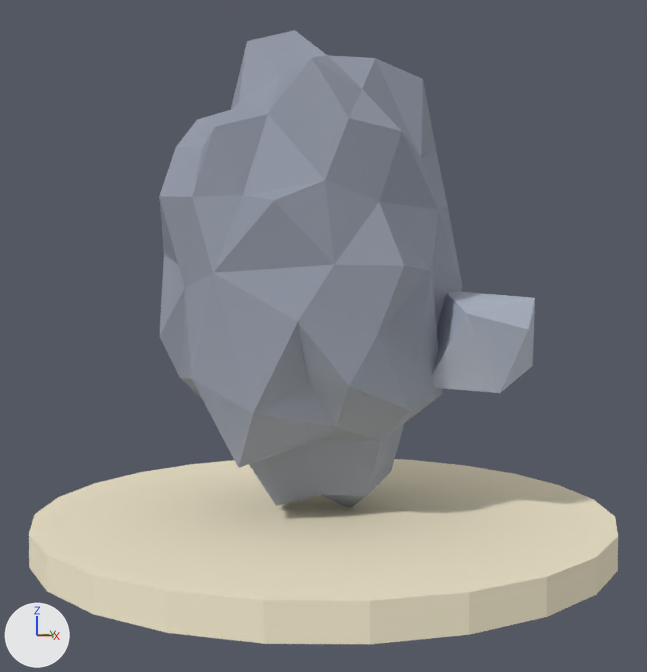
An edit to the Blender file tools/mcp/blender-mcp/15-Recursos/roca_pedernal_lowpoly_baja.blend, drawn before and after from the same camera.
One viewpoint serves both versions: a 50 mm camera at (4.44, -5.41, 1.7) aimed at (0.11, 0.04, 1.4). Arrows for +X, +Y and +Z are at lower left; the lights stay in place. The first picture is the older version.

Names of what the first picture shows: 'Base_Arena', 'SM_Roca_M_Pedernal', 'SM_Roca_M_Pedernal_C'.
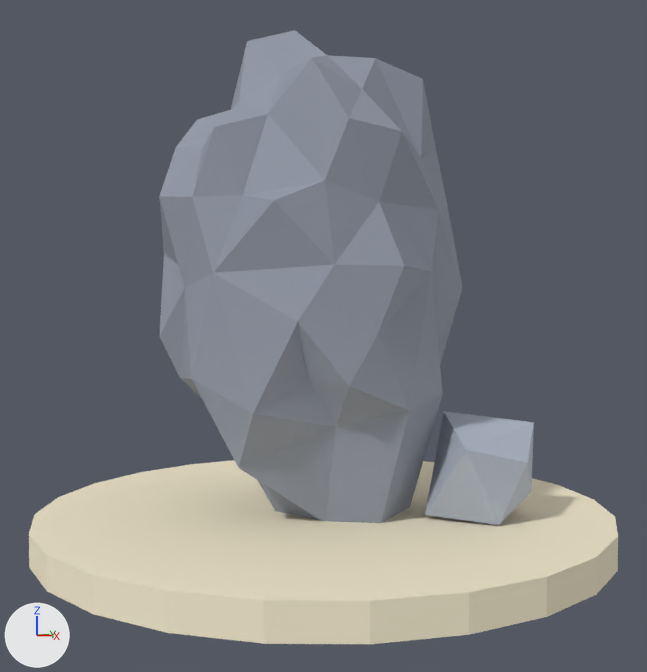
Where the newer file only moved an object's origin or applied its transform, the numbers keep the older frame.

Edits to the bpy script that builds the scene:
```text
Change me_sm_roca_m_pedernal_001:
    where me_sm_roca_m_pedernal_001.from_pydata(...)  # 114 vertices, 224 faces; spans x -1.21..1.11, y -1.09..1.18, z -0.96..2.66
    used by ob_sm_roca_m_pedernal; location = (0.0, 0.0, 1.008)
    me_sm_roca_m_pedernal_001 part 1
    me_sm_roca_m_pedernal_001.vertices[4].co: (-0.1, -0.29, -0.91) -> (-0.1, -0.29, -0.96)  # pixel (276, 505) -> not seen
    me_sm_roca_m_pedernal_001.vertices[5].co: (0.23, -0.17, -0.8) -> (0.23, -0.17, -0.96)  # pixel (319, 494) -> not seen
    me_sm_roca_m_pedernal_001.vertices[6].co: (0.4, -0.31, -0.34) -> (0.4, -0.31, -0.96)  # pixel (325, 438) -> not seen
    me_sm_roca_m_pedernal_001.vertices[14].co: (0.51, 0.37, -0.67) -> (0.51, 0.37, -0.96)  # pixel (391, 471) -> not seen
    me_sm_roca_m_pedernal_001.vertices[15].co: (0.63, 0.46, -0.14) -> (0.63, 0.46, -0.96)
    me_sm_roca_m_pedernal_001.vertices[18].co: (-0.3, 0.0, -0.87) -> (-0.3, 0.0, -0.96)
    me_sm_roca_m_pedernal_001.vertices[22].co: (-0.17, 0.53, -0.47) -> (-0.17, 0.53, -0.96)
    me_sm_roca_m_pedernal_001.vertices[23].co: (-0.05, 0.13, -0.63) -> (-0.05, 0.13, -0.96)
    me_sm_roca_m_pedernal_001.vertices[106].co: (0.17, 0.52, -0.78) -> (0.17, 0.52, -0.96)
    me_sm_roca_m_pedernal_001.vertices[107].co: (0.16, 0.67, -0.19) -> (0.16, 0.67, -0.96)
    me_sm_roca_m_pedernal_001.vertices[109].co: (-0.41, 0.24, -0.49) -> (-0.41, 0.24, -0.96)
    me_sm_roca_m_pedernal_001.vertices[111].co: (0.74, -0.1, -0.35) -> (0.74, -0.1, -0.96)  # pixel (380, 441) -> not seen
    me_sm_roca_m_pedernal_001.vertices[112].co: (0.55, 0.0, -0.79) -> (0.55, 0.0, -0.96)  # pixel (367, 495) -> not seen
Change me_sm_roca_m_pedernal_c_001:
    used by ob_sm_roca_m_pedernal_c; location = (0.0, 0.0, 1.008)
    remove me_sm_roca_m_pedernal_c_001.from_pydata(...)  # 9 vertices, 14 faces; spans x 0.791..1.628, y 0.063..0.902, z 0.01..0.744
    add me_sm_roca_m_pedernal_c_001.from_pydata(...)  # 9 vertices, 14 faces; spans x 0.791..1.628, y 0.063..0.902, z 0.072..0.806
    me_sm_roca_m_pedernal_c_001 part 2: the whole mesh is moved by (0.0, 0.0, 0.062)
Change ob_sm_roca_m_pedernal_c:
    ob_sm_roca_m_pedernal_c.location: (0.0, 0.0, 1.008) -> (0.0, 0.0, 0.0)
```

Location of each change, (x1, y1, x2, y2) in pixels of the pictures (647 x 672 px; the box of a moved part takes in the faces that stretch with it):
'SM_Roca_M_Pedernal', reshaped
    before: (159, 30, 463, 507)
    after: (159, 30, 463, 523)
'SM_Roca_M_Pedernal_C', moved
    before: (432, 291, 535, 393)
    after: (425, 411, 534, 525)
part 1 of me_sm_roca_m_pedernal_001, moved or reshaped
    before: (239, 395, 441, 507)
    after: (239, 394, 443, 523)
